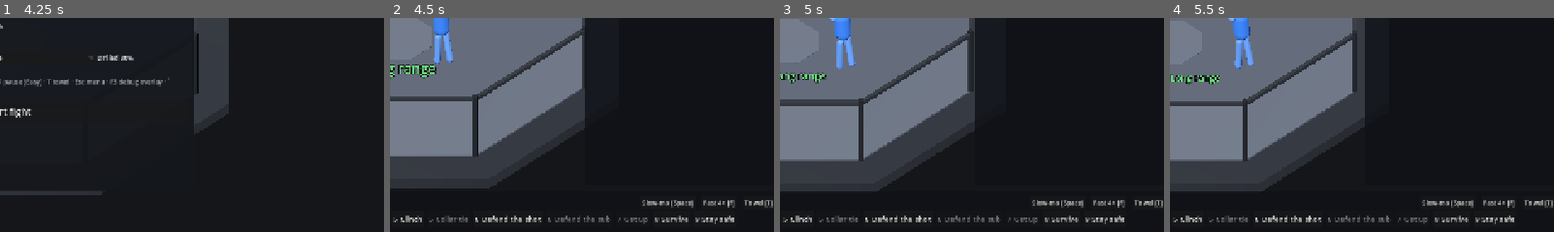
Above: before the commit, frames 1-4 (left to right).
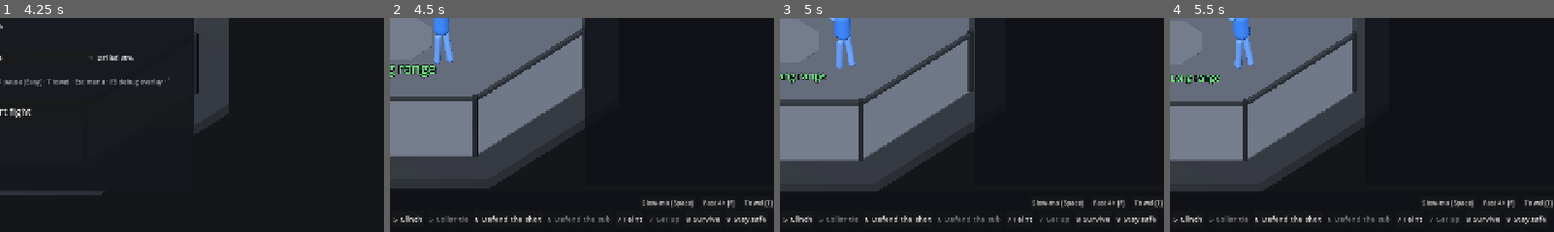
Above: after the commit, the same moments.

Repository: Dazedgenie/DazedMMA
Game: Godot game, scene res://game/main.tscn
The game is run twice, just before and just after one commit, with the same random seed, the same clock (stepped at 60 frames per second) and the same inputs.
Inputs (mouse positions are % of the whole screen's width and height, from its top left):
- Up to frame 1 (4.25 s): click (53, 28) at 0.52 s; type "12" at 0.6 s; click (53, 44) at 0.75 s; type "12" at 0.83 s; click "Normal is 2× fight time" at 1.25 s; click "Normal is 2× fight time" at 2 s; click "Normal" at 2.75 s; click "Normal" at 3.5 s
- Up to frame 2 (4.5 s): click "Start fight" at 4.25 s
- Up to frame 3 (5 s): no input
- Up to frame 4 (5.5 s): click "All" at 5 s
The pictures show only the part of the screen within x 49-99%, y 46-95%; the shares and areas given below are measured in that part.

Frame 1 is identical in both runs. In frame 2, 0.7% of the frame differs, in the area x 59-98%, y 92-97%; in frame 3, 0.7%; in frame 4, 0.7%.

Commit message:
D131: a Feint! call that sets the shot up for you
Feint! (key 7 standing) is an attempt with a new `then` list: the fighter
feints, then goes straight into a double leg (or a clinch entry if he knows
no takedown) within 0.3 s, inside the feint's set-up, so the called shot is
never blind and gets the bite's bonus when he bit. Docs: D131 row, docs/01
§29.3a and §22.2, docs/09 call@2 `then`, docs/06 call bar, docs/07 and the
solo checklist (open in playtest fight 3 and free fights).

Co-Authored-By: Claude Opus 5.5 <noreply@anthropic.com>
Claude-Session: https://claude.ai/code/session_01KLgVhoNnMTmCdMBwCScKRR

Diff:
--- /dev/null
+++ b/data/calls/feint.json
@@ -0,0 +1,14 @@
+{
+	"schema": "call@2",
+	"id": "feint",
+	"name": "Feint!",
+	"kind": "now",
+	"tier": "intent",
+	"parent": null,
+	"hotkey": 7,
+	"voice_cost": 20,
+	"positions": ["standing"],
+	"actions": ["feint"],
+	"then": ["double_leg", "clinch_entry"],
+	"requires_technique": null
+}
--- a/sim/fight/live_calls.gd
+++ b/sim/fight/live_calls.gd
@@ -9,7 +9,9 @@
 ##         ─► feasibility: position, role, rules, a move the fighter knows
 ##         ─► one of three shapes (CallLibrary):
 ##              attempt  Takedown!, Clinch!, Get up!: the fighter goes for it, stepping
-##                       in for up to 2 s to find the range (and catches a kick if one comes)
+##                       in for up to 2 s to find the range (and catches a kick if one comes).
+##                       An attempt with `then` (Feint!, D131) goes on: once the first move is
+##                       over, the fighter goes straight into the first of those that would work
 ##              focus    Pressure!, Circle out! …: style leanings and weights tilt for 15 s
 ##              read     Catch the kick!: primed for 6 s; when the trigger comes the fighter
 ##                       reacts with their own reaction time (D93), at an attention cost (D67)
@@ -53,6 +55,9 @@
 
 ## An accepted attempt: the fighter keeps looking for the range or the opening this long.
 const ATTEMPT_TICKS: int = 20
+## An attempt with `then` (Feint!, D131): the follow-up waits for the first move to be over and
+## must start within this many ticks after it, inside the feint's set-up (FightSim.SET_UP_TICKS).
+const THEN_TICKS: int = 3
 ## Read calls primed at once (D67); a third replaces the oldest.
 const MAX_READS: int = 2
 ## A move started on a call takes the place of one the fighter would have tried: their own
@@ -81,7 +86,8 @@
 var trust: float = TRUST_START
 ## Calls heard and still being processed: [{call, heard, ready_at, garbled}], in the order heard.
 var pending: Array[Dictionary] = []
-## The attempt the fighter is going for: {call, heard, until, why}, or empty.
+## The attempt the fighter is going for: {call, heard, until, why, then?}, or empty. `then` is
+## true once the first move of a call with a `then` list has started: the follow-up is next.
 var attempt: Dictionary = {}
 ## The focus the fighter is fighting to: {call, until}, or empty.
 var focus: Dictionary = {}
@@ -240,6 +246,8 @@
 		var id: String = _pick(view, attempt.call, attempt)
 		if id != "":
 			_claimed = attempt
+			if attempt.get("then", false):
+				return Decision.new(id, DecisionLayer.CALL, "off the %s" % _move_name(view, attempt.call.actions[0]))
 			return Decision.new(id, DecisionLayer.CALL, "call after %d ticks" % (view.now - attempt.heard))
 	return null
 
@@ -257,6 +265,9 @@
 	else:
 		_answer(_claimed.call, ACCEPTED, decision.reason, decision.action_id)
 		attempt = {}
+		if _claimed.call.has("then") and not _claimed.get("then", false):
+			attempt = { "call": _claimed.call, "heard": _claimed.heard, "why": "", "then": true,
+				"until": view.now + _move_ticks(view, decision.action_id) + THEN_TICKS }
 	_claimed = {}
 	_settle()
 
@@ -322,7 +333,7 @@
 	var gap: float = view.distance()
 	var band: String = Octagon.band(gap)
 	var target: float = -1.0
-	for id: String in _moves(view, attempt.call):
+	for id: String in _moves(view, attempt.call, attempt.get("then", false)):
 		var action: Dictionary = view.actions.get_action(id)
 		if FighterAI._needs_opening(action):
 			continue  # A catch waits for the kick: walk to where the plain moves reach.
@@ -338,10 +349,11 @@
 		feet.cut = 0.0
 
 
-## The call's moves this fighter could use here (known, legal, from this position and role).
-func _moves(view: FightView, call: Dictionary) -> Array[String]:
+## The call's moves this fighter could use here (known, legal, from this position and role):
+## its `actions`, or with `then` its follow-ups.
+func _moves(view: FightView, call: Dictionary, then: bool = false) -> Array[String]:
 	var out: Array[String] = []
-	for id: String in call.actions:
+	for id: String in (call.then if then else call.actions):
 		if view.why_not(id) == "" and (call.get("bare", false) or _knows(view.me, view.actions.get_action(id))):
 			out.append(id)
 	return out
@@ -352,7 +364,7 @@
 ## "" when none would; `entry.why` then says what was missing.
 func _pick(view: FightView, call: Dictionary, entry: Dictionary) -> String:
 	var band: String = view.band()
-	for id: String in _moves(view, call):
+	for id: String in _moves(view, call, entry.get("then", false)):
 		var action: Dictionary = view.actions.get_action(id)
 		if not action.ranges.has(band):
 			entry.why = "couldn't get in range"
@@ -443,6 +455,14 @@
 	active = may_claim or not pending.is_empty() or not focus.is_empty() or not reads.is_empty() or _listening_until >= 0
 
 
+## Ticks a move takes this fighter from start to finish.
+static func _move_ticks(view: FightView, id: String) -> int:
+	var ticks: int = 0
+	for phase: String in ActionLibrary.PHASES:
+		ticks += view.phase_ticks(id, phase)
+	return ticks
+
+
 static func _move_name(view: FightView, id: String) -> String:
 	return String(view.actions.get_action(id).name).to_lower() if view.actions.has(id) else id
 
--- a/tests/data/test_data_files.gd
+++ b/tests/data/test_data_files.gd
@@ -234,6 +234,11 @@
 		var where := "call '%s'" % id
 		_expect_ids(problems, where, "actions", c.get("actions", []))
 		_expect_ids(problems, where, "positions", c.get("positions", []))
+		if c.has("then"):
+			if not c.then is Array or c.then.is_empty():
+				problems.append("%s: then lists the moves that follow the first one" % where)
+			else:
+				_expect_ids(problems, where, "actions", c.then)
 		if c.get("requires_technique") != null:
 			_expect_ids(problems, where, "actions", [c.requires_technique])
 		if c.get("parent") != null:
@@ -302,6 +307,8 @@
 					problems.append("%s: read.attention_cost is a share of defense from 0 to 0.5" % where)
 		elif actions.is_empty() == not c.has("focus"):
 			problems.append("%s: a now call has either actions (an attempt) or a focus block, not both" % where)
+		if c.has("then") and (c.get("kind") == "read" or actions.is_empty()):
+			problems.append("%s: only an attempt has a then list" % where)
 		if c.has("focus"):
 			var focus: Variant = c.focus
 			if not focus is Dictionary:
--- a/tests/game/test_main_scene.gd
+++ b/tests/game/test_main_scene.gd
@@ -42,10 +42,11 @@
 func test_hotkeys_make_calls_and_change_the_speed() -> void:
 	_start()
 	_press(KEY_4)
+	_press(KEY_7)
 	_press(KEY_Q)
 	_main._process(FRAME)
 	var calls: Array = _main.driver.sim.events.filter(func(e: FightEvent) -> bool: return e.type == FightEvent.CALL_HEARD and e.actor == 0)
-	assert_eq(calls.map(func(e: FightEvent) -> String: return e.data.call_id), ["takedown", "catch_the_kick"])
+	assert_eq(calls.map(func(e: FightEvent) -> String: return e.data.call_id), ["takedown", "feint", "catch_the_kick"], "7 is Feint! standing, Get up! on the ground")
 	_press(KEY_SPACE)
 	assert_eq(_main.driver.speed, FightDriver.SLOW)
 	_press(KEY_F)
--- a/tests/sim/fight/test_live_calls.gd
+++ b/tests/sim/fight/test_live_calls.gd
@@ -65,7 +65,7 @@
 func test_every_call_in_the_catalogue_loads_with_its_hotkey() -> void:
 	var library: CallLibrary = CallLibrary.shared()
 	assert_eq(library.ids(), ["finish_it", "ground_and_pound", "pressure", "circle_out", "work_the_range", "pass", "takedown", "clinch", "collar_tie",
-		"defend_the_shot", "defend_the_sub", "get_up", "survive", "stay_safe", "catch_the_kick"] as Array[String])
+		"defend_the_shot", "defend_the_sub", "feint", "get_up", "survive", "stay_safe", "catch_the_kick"] as Array[String])
 	assert_eq(LiveCalls.shape(library.get_call("takedown")), LiveCalls.ATTEMPT)
 	assert_eq(LiveCalls.shape(library.get_call("pressure")), LiveCalls.FOCUS)
 	assert_eq(LiveCalls.shape(library.get_call("catch_the_kick")), LiveCalls.READ)
@@ -183,6 +183,43 @@
 	assert_eq(answers[0].reason, "call after 6 ticks")
 
 
+func test_feint_call_feints_then_shoots_straight_off_it_so_the_shot_is_never_blind() -> void:
+	var sim: FightSim = _sim()
+	sim.submit(FightCommand.live_call(0, 0, "feint"))
+	_run(sim, 30)
+	var starts: Array = _starts(sim)
+	assert_eq(starts.size(), 2, "the feint, then one shot")
+	assert_eq(starts[0], [6, "feint"])
+	assert_eq(starts[1][1], "double_leg")
+	var feint_ends: int = 6 + LiveCalls._move_ticks(FightView.new(sim, 0), "feint")
+	assert_between(starts[1][0], feint_ends, feint_ends + LiveCalls.THEN_TICKS, "straight off it, inside the set-up")
+	for e in sim.events:
+		if e.type == FightEvent.ACTION_PHASE and e.actor == 0 and e.data.action_id == "double_leg" and e.data.phase == "telegraph":
+			assert_false(e.data.get("blind", false), "set up by the feint (docs/01 §29)")
+			assert_eq(e.data.by, DecisionLayer.CALL)
+	var answers: Array[Dictionary] = _answers(sim)
+	assert_eq(answers.map(func(a: Dictionary) -> String: return a.outcome), [LiveCalls.ACCEPTED, LiveCalls.ACCEPTED])
+	assert_eq(answers[0].action_id, "feint")
+	assert_eq(answers[1].action_id, "double_leg")
+	assert_eq(answers[1].reason, "off the feint")
+
+
+func test_a_fighter_with_no_takedown_ties_up_off_the_called_feint() -> void:
+	var sim: FightSim = _sim([] as Array[String])
+	sim.submit(FightCommand.live_call(0, 0, "feint"))
+	_run(sim, 30)
+	assert_eq(_starts(sim).map(func(s: Array) -> String: return s[1]), ["feint", "clinch_entry"], "clinch entry: everyone knows it")
+
+
+func test_the_shot_off_a_called_feint_holds_back_the_fighters_own_shots_like_a_takedown_call() -> void:
+	var sim: FightSim = _sim()
+	sim.submit(FightCommand.live_call(0, 0, "feint"))
+	_run(sim, 30)
+	var calls: LiveCalls = _calls(sim)
+	assert_eq(calls.adjust_weight(FightView.new(sim, 0), _actions.get_action("double_leg"), 1.0), 0.0, "the call picked the moment (SPENT_TICKS)")
+	assert_true(calls.attempt.is_empty(), "nothing left to do")
+
+
 func test_takedown_called_into_the_kick_becomes_the_catch_kick_single() -> void:
 	# Blue's body kick: telegraph from tick 20, wind-up (ONE_LEG up) from tick 23 to the end of recovery.
 	var sim: FightSim = _sim()
Not shown, changed: CLAUDE.md
Not shown, changed: docs/00-design-planning.md
Not shown, changed: docs/01-fight-engine.md
Not shown, changed: docs/06-fight-hud.md
Not shown, changed: docs/07-onboarding.md
Not shown, changed: docs/09-data-formats.md
Not shown, changed: docs/playtests/solo-checklist.md
